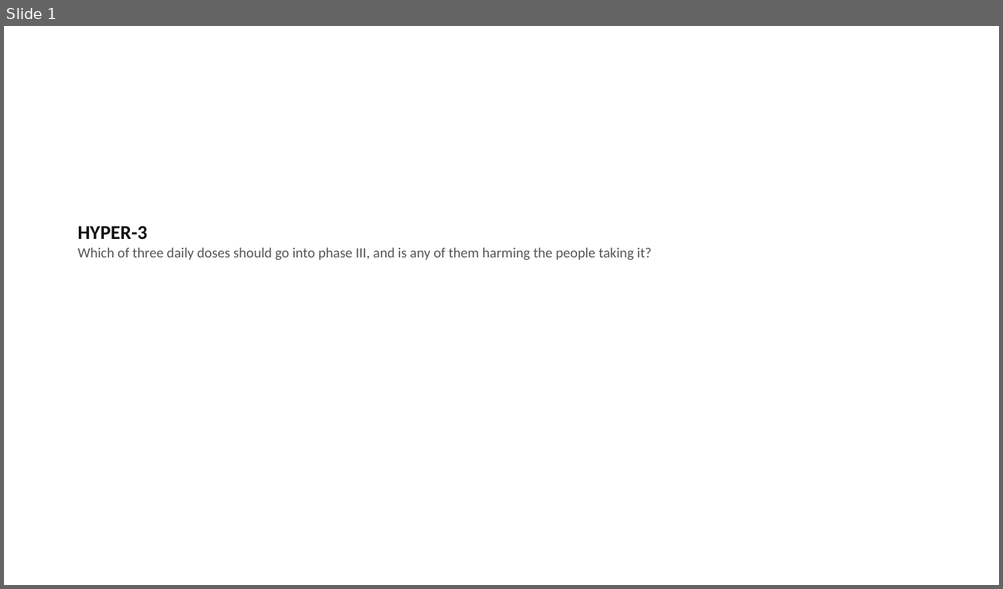
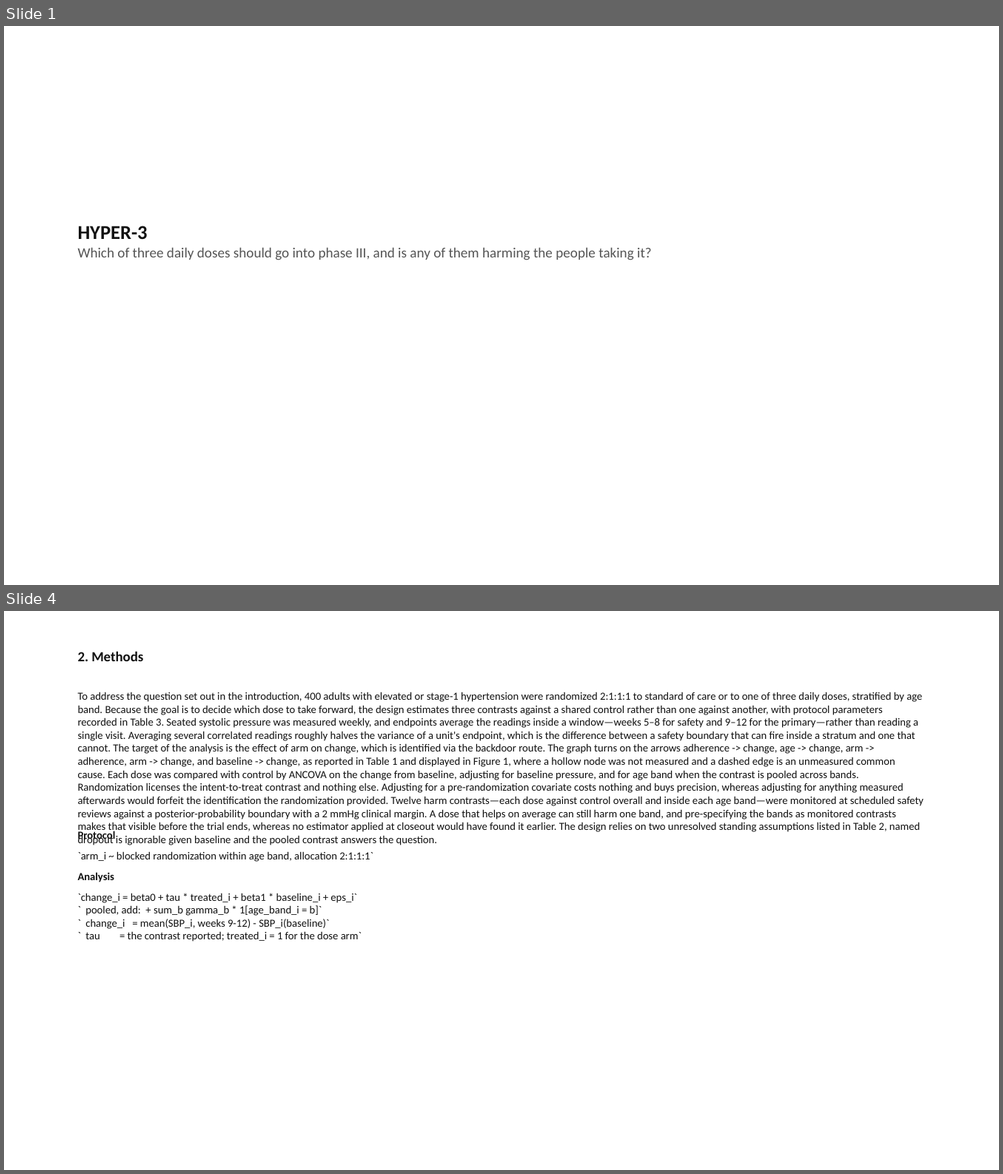
Before and after one commit to redam94/axiom, a slide deck: packages/axiom-dossier/examples/out/hyper3-full.pptx. Shown one above the other, each under a label of ours: slide 1 before the commit, slides 1 and 4 after it; the slides between them are not shown. The pictures are 1003x589 and 1003x1174 pixels, drawn with LibreOffice and Linux fonts; fonts in the diff are those of the drawing. Boxes give left, top, right and bottom in pixels: in the first picture for what was removed or moved away, otherwise in the second. Text is boxed around its words. In the diff, an @@ line names an element or a change of style, - is before the commit and + after.

```diff
--- a/packages/axiom-dossier/examples/out/hyper3-full.pptx
+++ b/packages/axiom-dossier/examples/out/hyper3-full.pptx
@@ slide 4 added at box(4, 611, 999, 1170), background #FFFFFF @@
@@ text added at box(78, 651, 143, 661), 13.5 pt, text #111111, bold @@
+2. Methods
@@ text added at box(78, 692, 923, 846), 10.5 pt, text #111111 @@
+To address the question set out in the introduction, 400 adults with elevated or stage-1 hypertension were randomized 2:1:1:1 to standard of care or to one of three daily doses, stratified by age band. Because the goal is to decide which dose to take forward, the design estimates three contrasts against a shared control rather than one against another, with protocol parameters recorded in Table 3. Seated systolic pressure was measured weekly, and endpoints average the readings inside a window—weeks 5–8 for safety and 9–12 for the primary—rather than reading a single visit. Averaging several correlated readings roughly halves the variance of a unit's endpoint, which is the difference between a safety boundary that can fire inside a stratum and one that cannot. The target of the analysis is the effect of arm on change, which is identified via the backdoor route. The graph turns on the arrows adherence -> change, age -> change, arm -> adherence, arm -> change, and baseline -> change, as reported in Table 1 and displayed in Figure 1, where a hollow node was not measured and a dashed edge is an unmeasured common cause. Each dose was compared with control by ANCOVA on the change from baseline, adjusting for baseline pressure, and for age band when the contrast is pooled across bands. Randomization licenses the intent-to-treat contrast and nothing else. Adjusting for a pre-randomization covariate costs nothing and buys precision, whereas adjusting for anything measured afterwards would forfeit the identification the randomization provided. Twelve harm contrasts—each dose against control overall and inside each age band—were monitored at scheduled safety reviews against a posterior-probability boundary with a 2 mmHg clinical margin. A dose that helps on average can still harm one band, and pre-specifying the bands as monitored contrasts makes that visible before the trial ends, whereas no estimator applied at closeout would have found it earlier. The design relies on two unresolved standing assumptions listed in Table 2, named dropout is ignorable given baseline and the pooled contrast answers the question.
@@ text added at box(78, 829, 116, 842), 10.5 pt, text #111111, bold @@
+Protocol
@@ text added at box(78, 851, 373, 862), 10.5 pt, text #111111 @@
+`arm_i ~ blocked randomization within age band, allocation 2:1:1:1`
@@ text added at box(78, 872, 115, 883), 10.5 pt, text #111111, bold @@
+Analysis
@@ text added at box(78, 893, 361, 942), 10.5 pt, text #111111 @@
+`change_i = beta0 + tau * treated_i + beta1 * baseline_i + eps_i`
+` pooled, add: + sum_b gamma_b * 1[age_band_i = b]`
+` change_i = mean(SBP_i, weeks 9-12) - SBP_i(baseline)`
+` tau = the contrast reported; treated_i = 1 for the dose arm`
```
Also in this commit, not shown: 11 slides changed, 3 other slides added, 43 other files.
